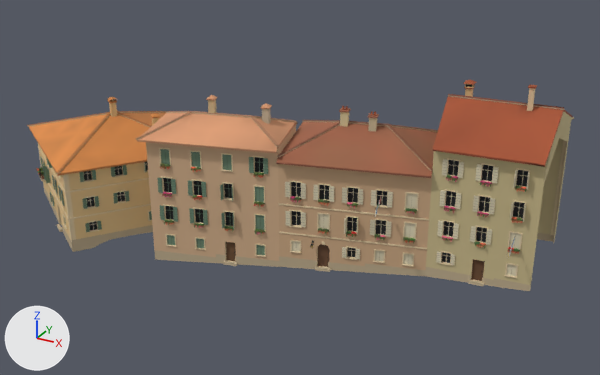
A saved change to the glTF model games/yorimichi/assets/belmonte/meshes/SM_BM_BT_blk_05.glb.
Both versions are drawn from a camera (50 mm lens) standing at (44.3, -72.3, 43.0) and looking at (4.1, 0.8, 6.4). Arrows for +X, +Y and +Z are at lower left; the lights stay in place. The older version comes first. Vertices at exactly the same position are counted once.

The older version as bpy lines, for what is in view:
```python
me_sm_bt_blk_05 = bpy.data.meshes.new('SM_BT_blk_05')
me_sm_bt_blk_05.from_pydata(...)  # 17369 vertices, 19506 faces; spans x -31.4..30.3, y -13.4..13.1, z -1.0..20.2
me_sm_bt_blk_05.materials.append(mat_bm_000_m_stone_004)
me_sm_bt_blk_05.materials.append(mat_bm_001_m_ashlar_004)
me_sm_bt_blk_05.materials.append(mat_bm_002_m_roof)
me_sm_bt_blk_05.materials.append(mat_bm_003_m_wood)
me_sm_bt_blk_05.materials.append(mat_bm_004_m_vcol)
me_sm_bt_blk_05.materials.append(mat_bm_005_m_plaster_rough_001)
me_sm_bt_blk_05.materials.append(mat_bm_006_m_rubble_001)
me_sm_bt_blk_05.materials.append(mat_bm_007_m_iron_001)
me_sm_bt_blk_05.materials.append(mat_bm_008_m_glass_dark_003)
me_sm_bt_blk_05.materials.append(mat_bm_009_m_window_lit_001)
ob_sm_bm_bt_blk_05 = bpy.data.objects.new('SM_BM_BT_blk_05', me_sm_bt_blk_05)
ob_sm_bm_bt_blk_05.location = (0.0, 0.0, 0.0)
```
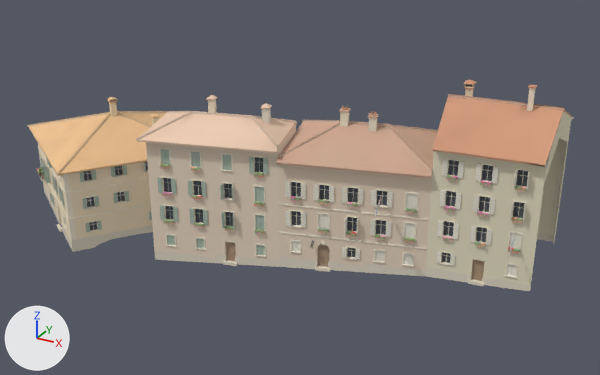
Location of each change, (x1, y1, x2, y2) in pixels of the pictures (600 x 375 px):
part 1 of me_sm_bt_blk_05, recoloured: (29, 84, 574, 287) in both
part 2 of me_sm_bt_blk_05, recoloured (brown to beige): (27, 80, 573, 291) in both

The edits, one by one:
me_sm_bt_blk_05 has 17369 vertices, 19506 faces and spans x -31.4..30.3, y -13.4..13.1, z -1.0..20.2.
me_sm_bt_blk_05 is used by ob_sm_bm_bt_blk_05; location (0.0, 0.0, 0.0).
me_sm_bt_blk_05 part 1: 9866 faces centred in x -30.5..30.3, y -12.7..12.6, z -0.6..20.0 are repainted in the vertex colours; the middle colour goes from beige #dec9a3 to pale yellow #f0e6d1.
me_sm_bt_blk_05 part 2: 9640 faces centred in x -31.4..30.3, y -13.4..13.0, z -0.9..20.2 are repainted in the vertex colours; the middle colour goes from brown #b88770 to beige #ddc0b1.
